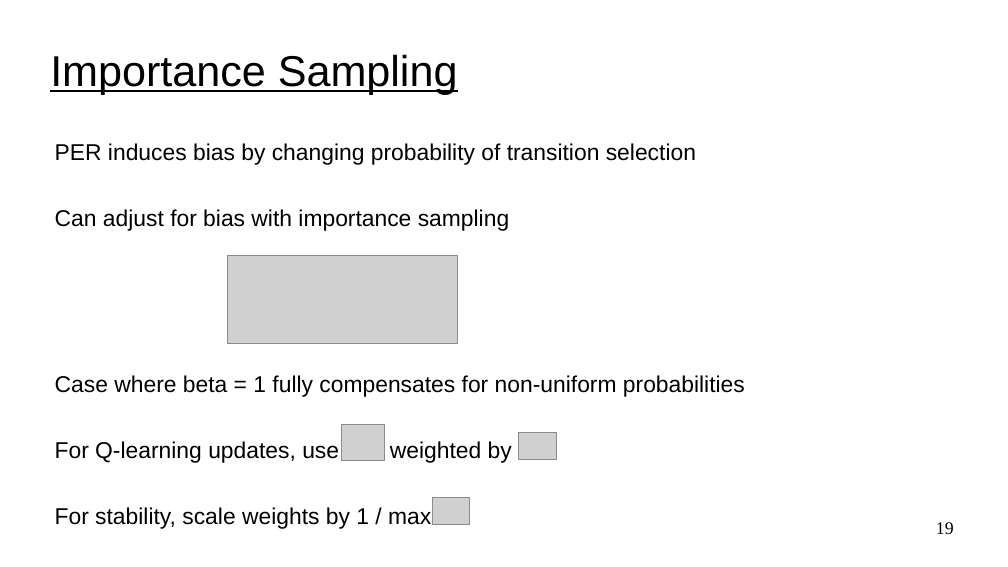
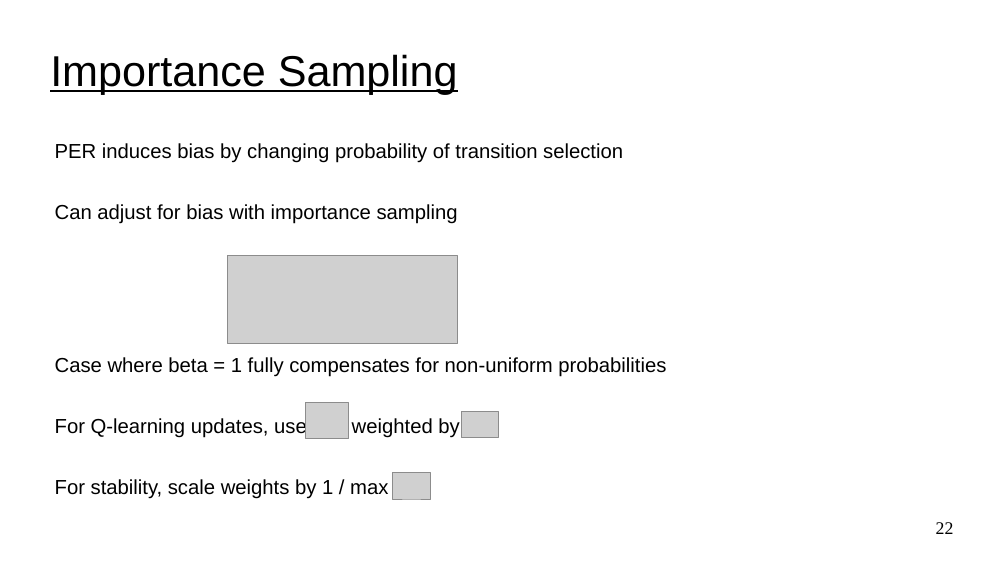
Before and after one commit to UVADS/reinforcement_learning, a slide deck: slide 22 of 06_deep_q_networks_extensions/dqn_extensions.ppt (slide 19 before the commit). Drawn at 1008x567 pixels with LibreOffice and Linux fonts; fonts in the diff are those of the drawing; grey boxes stand for pictures. Boxes give left, top, right and bottom in pixels: in the first picture for what was removed or moved away, otherwise in the second. Text is boxed around its words. In the diff, an @@ line names an element or a change of style, - is before the commit and + after.

```diff
--- a/06_deep_q_networks_extensions/dqn_extensions.ppt
+++ b/06_deep_q_networks_extensions/dqn_extensions.ppt
@@ text "PER induces bias by changing ..." at bbox=[55, 143, 666, 499]: size 18 to 16 pt @@
@@ picture: place and size @@
-picture at bbox=[341, 424, 385, 460]
+picture at bbox=[306, 402, 349, 438]
@@ picture: place and size @@
-picture at bbox=[519, 433, 556, 459]
+picture at bbox=[461, 412, 499, 438]
@@ picture: place and size @@
-picture at bbox=[433, 498, 470, 524]
+picture at bbox=[393, 473, 431, 499]
@@ page number at bbox=[936, 522, 954, 534]: text changed @@
-19
+22
```
Also in this commit, not shown: 25 other slides changed, 5 slides added.
